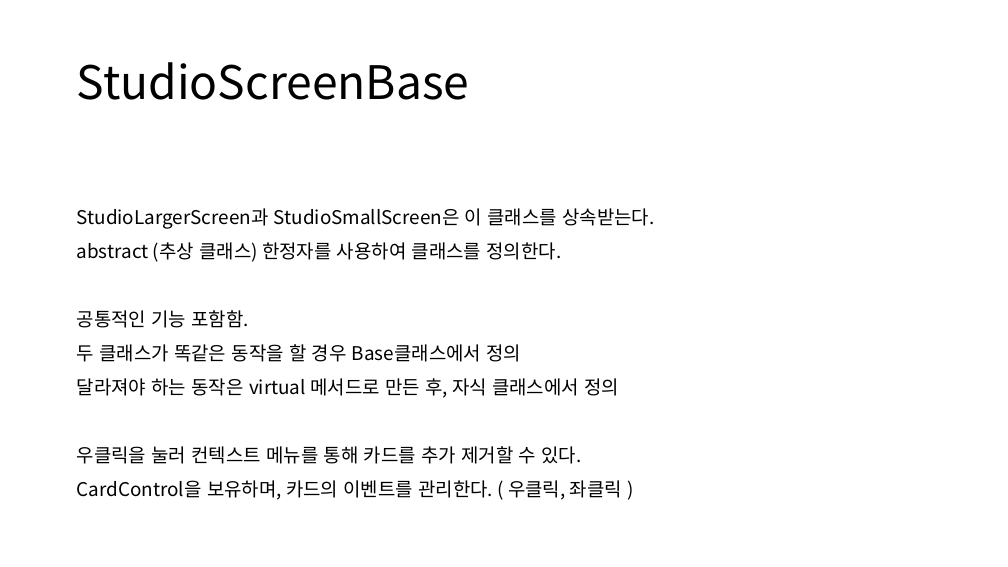
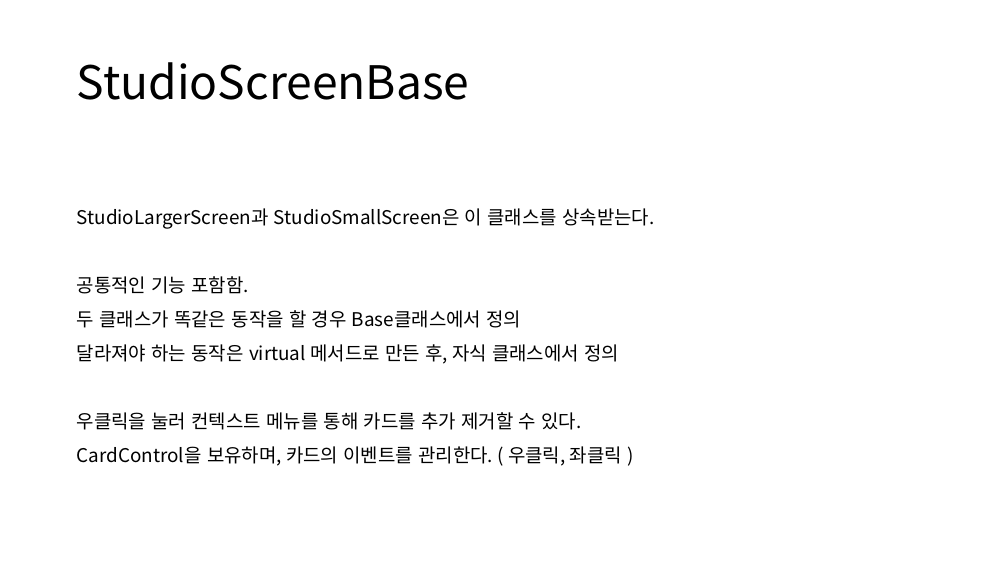
Before and after one commit to poro912/TaroDesktopPrivate, a slide deck: slide 13 of Document/타로 상세 설계서.pptx. Drawn at 1008x567 pixels with LibreOffice and Linux fonts; fonts in the diff are those of the drawing. Boxes give left, top, right and bottom in pixels: in the first picture for what was removed or moved away, otherwise in the second. Text is boxed around its words. In the diff, an @@ line names an element or a change of style, - is before the commit and + after.

```diff
--- a/Document/타로 상세 설계서.pptx
+++ b/Document/타로 상세 설계서.pptx
@@ text at bbox=[77, 242, 562, 262]: paragraph removed @@
-abstract (추상 클래스) 한정자를 사용하여 클래스를 정의한다.
```
Also in this commit, not shown: 9 other files.
